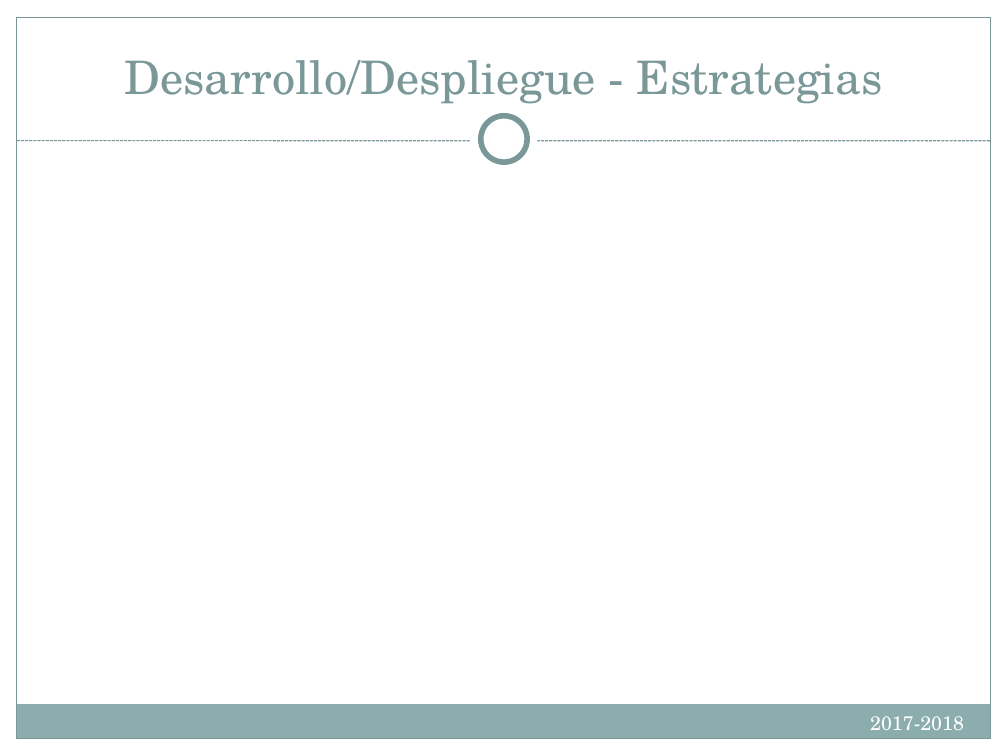
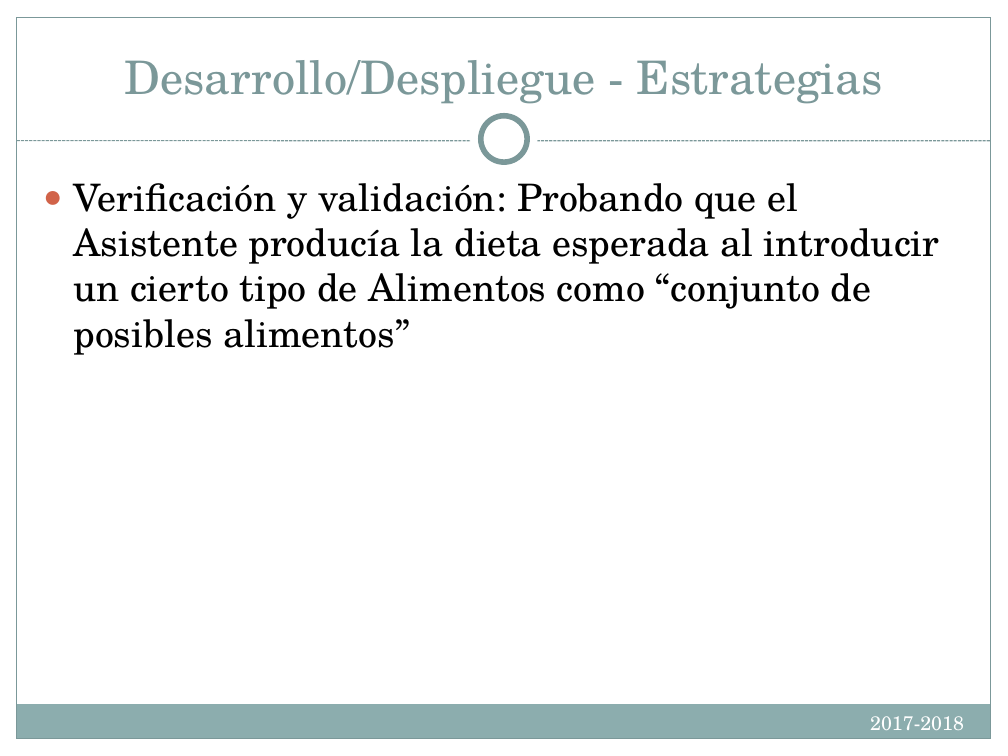
Before and after one commit to Compumatica/Proyecto-de-Ing-Software, a slide deck: slide 12 of docs/IntroIngSoft.PresentacionesFinales.pptx. Drawn at 1008x756 pixels with LibreOffice and Linux fonts; fonts in the diff are those of the drawing. Boxes give left, top, right and bottom in pixels: in the first picture for what was removed or moved away, otherwise in the second. Text is boxed around its words. In the diff, an @@ line names an element or a change of style, - is before the commit and + after.

```diff
--- a/docs/IntroIngSoft.PresentacionesFinales.pptx
+++ b/docs/IntroIngSoft.PresentacionesFinales.pptx
@@ text added at [73,183,940,355], 27 pt, text #000000 @@
+● Verificación y validación: Probando que el Asistente producía la dieta esperada al introducir un cierto tipo de Alimentos como “conjunto de posibles alimentos”
```
Also in this commit, not shown: 4 other slides changed.
